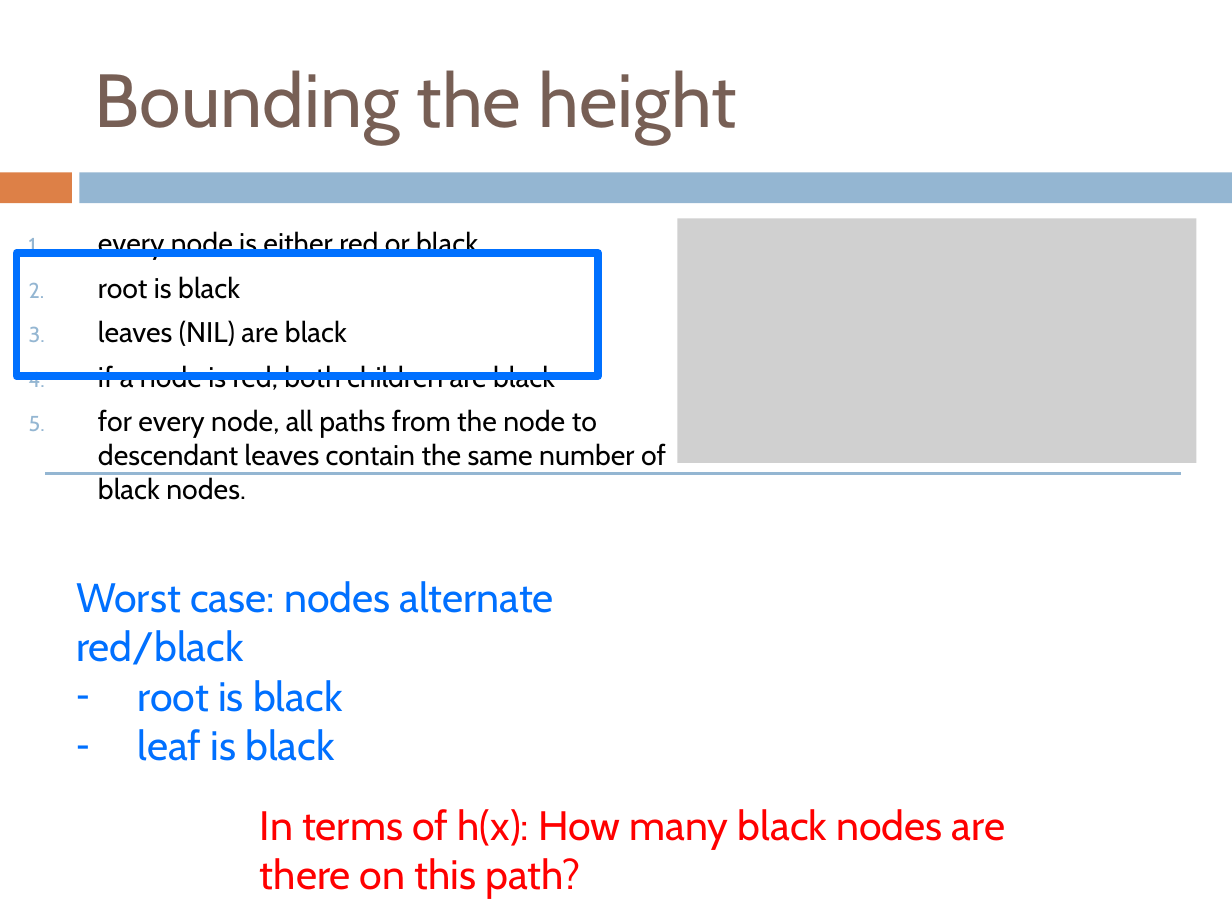
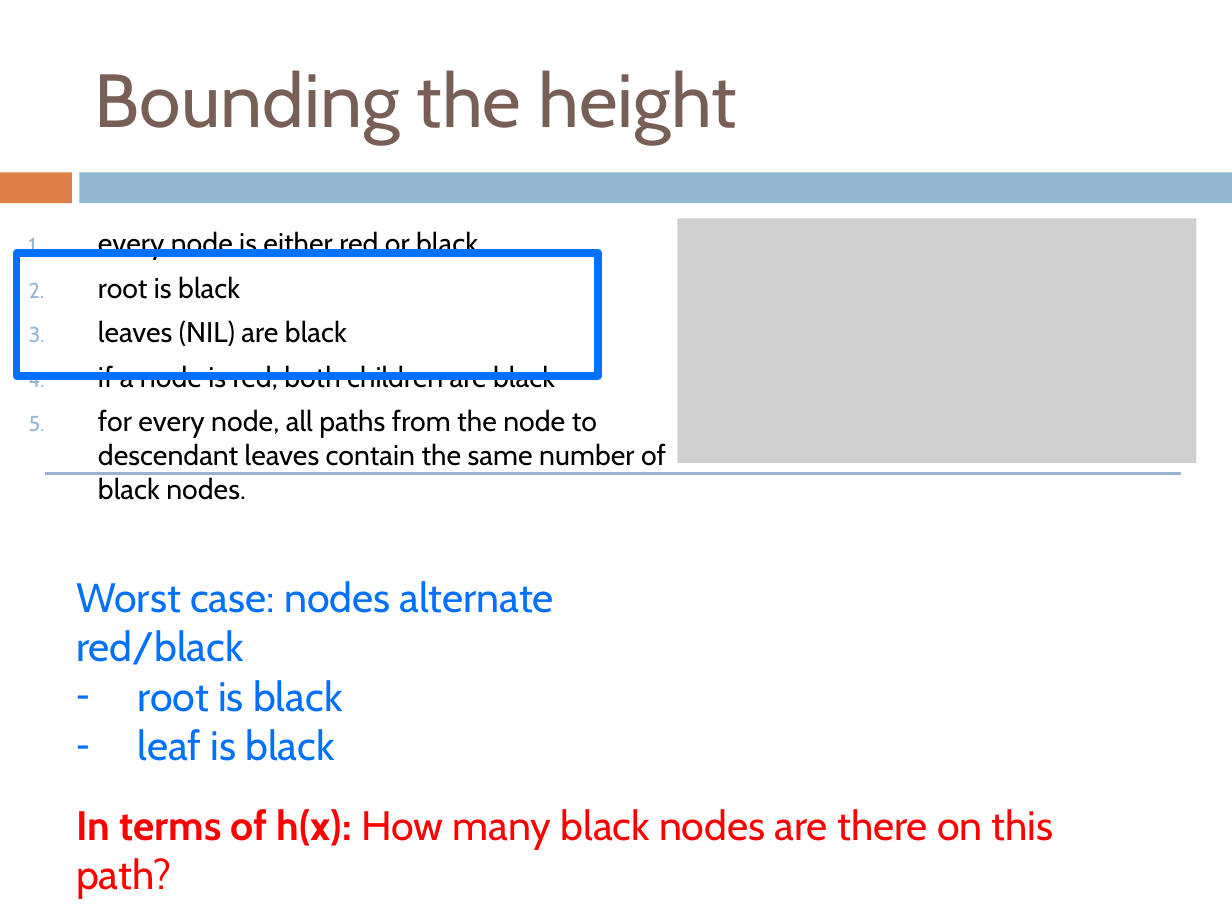
Before and after one commit to Collins-kariuk/Algorithms, a slide deck: slide 90 of Lectures/Lecture 07_Binary Search Trees.pptx (slide 92 before the commit). Drawn at 1232x924 pixels with LibreOffice and Linux fonts; fonts in the diff are those of the drawing; grey boxes stand for pictures. Boxes give left, top, right and bottom in pixels: in the first picture for what was removed or moved away, otherwise in the second. Text is boxed around its words. In the diff, an @@ line names an element or a change of style, - is before the commit and + after.

```diff
--- a/Lectures/Lecture 07_Binary Search Trees.pptx
+++ b/Lectures/Lecture 07_Binary Search Trees.pptx
@@ text "In terms of h(x): How ...": place and size @@
-text "In terms of h(x): How ..." at (260, 809, 1005, 899)
+text "In terms of h(x): How ..." at (76, 809, 1054, 850)
@@ text "In terms of h(x): How ..." at (76, 809, 1054, 850): bold on in "In terms of h(x):" @@
```
Also in this commit, not shown: 9 other slides changed, 2 slides removed.
